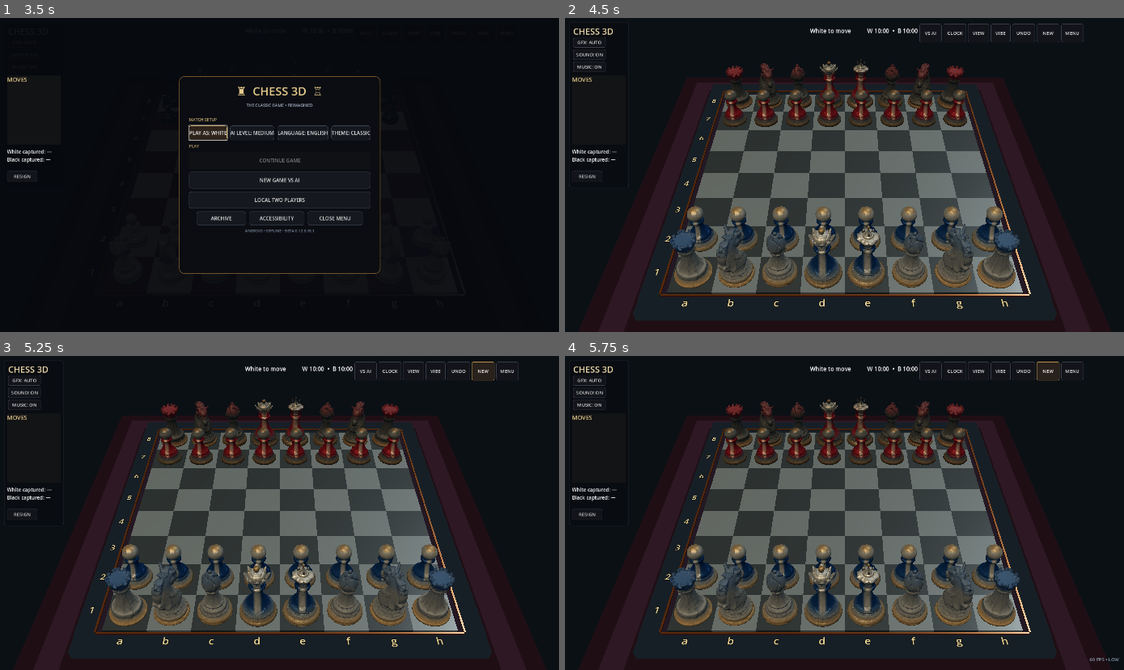
Above: before the commit, frames 1-4 (two rows, left to right).
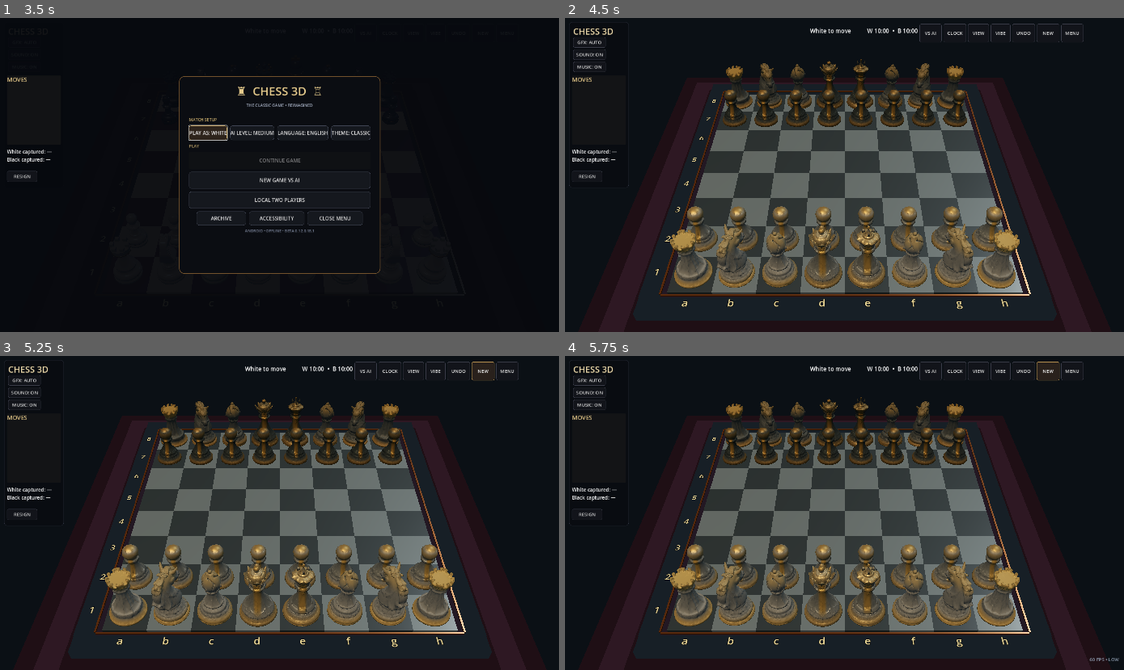
Above: after the commit, the same moments.

Repository: redxbox/chess-3d
Game: Godot game, scene res://src/main/main.tscn
Two runs of this game, one before a commit and one after it. Both use one fixed random seed, a clock stepped at 60 frames per second and the inputs below.
Inputs:
- Up to frame 1 (3.5 s): click "PLAY AS: WHITE" at 0.5 s; click "PLAY AS: BLACK" at 1.25 s; click "PLAY AS: WHITE" at 2 s; click "PLAY AS: BLACK" at 2.75 s
- Up to frame 2 (4.5 s): click "THEME: CLASSIC" at 3.5 s; click "NEW GAME VS AI" at 4.25 s
- Up to frame 3 (5.25 s): click "NEW" at 5 s
- Up to frame 4 (5.75 s): no input

Frame 1 is identical in both runs. In frame 2, 5.8% of the frame differs, in the area x 18-82%, y 14-84%; in frame 3, 5.8%; in frame 4, 5.8%.

Commit message:
Replace faction colours with restrained gold
Co-authored-by: arena-agent <297053741+arena-agent@users.noreply.github.com>

Diff:
--- a/src/main/main.gd
+++ b/src/main/main.gd
@@ -456,6 +456,7 @@
 uniform vec3 metal_shadow : source_color;
 uniform vec3 robe_colour : source_color;
 uniform vec3 apron_colour : source_color;
+uniform vec3 accent_colour : source_color;
 uniform vec3 antique_gold : source_color;
 uniform vec3 stone_colour : source_color;
 uniform float role_mode = 0.0;
@@ -481,9 +482,9 @@
     human_colour = mix(human_colour, apron_colour, face * 0.48);
     float creature_accent = smoothstep(0.18, 0.38, y);
     vec3 sculpted_stone = stone_colour * (0.76 + patina * 0.26);
-    vec3 creature_colour = mix(sculpted_stone, robe_colour, creature_accent * 0.38);
+    vec3 creature_colour = mix(sculpted_stone, accent_colour, creature_accent * 0.38);
     float capital = smoothstep(0.22, 0.38, y);
-    vec3 structure_colour = mix(sculpted_stone, robe_colour, capital * 0.64);
+    vec3 structure_colour = mix(sculpted_stone, accent_colour, capital * 0.64);
     vec3 colour = human_colour * human + creature_colour * creature + structure_colour * structure;
     // Red vertex colour stores curvature baked once from the mobile mesh.
     // It darkens recessed folds and lifts exposed relief without a texture fetch.
@@ -506,21 +507,23 @@
 	var mode := 2.0 if kind == "rook" else (1.0 if kind in ["bishop", "knight"] else 0.0)
 	result.set_shader_parameter("role_mode", mode)
 	if is_white:
-		result.set_shader_parameter("metal_light", Color("aeb9bd"))
-		result.set_shader_parameter("metal_shadow", Color("4f5e65"))
-		result.set_shader_parameter("robe_colour", Color("123f78"))
-		result.set_shader_parameter("apron_colour", Color("ded4bd"))
-		result.set_shader_parameter("antique_gold", Color("a77b3e"))
-		result.set_shader_parameter("stone_colour", Color("747978"))
+		result.set_shader_parameter("metal_light", Color("c2c1b8"))
+		result.set_shader_parameter("metal_shadow", Color("666b68"))
+		result.set_shader_parameter("robe_colour", Color("858985"))
+		result.set_shader_parameter("apron_colour", Color("c79a42"))
+		result.set_shader_parameter("accent_colour", Color("d2a447"))
+		result.set_shader_parameter("antique_gold", Color("bd8d36"))
+		result.set_shader_parameter("stone_colour", Color("858681"))
 		result.set_shader_parameter("readability_lift", 0.012)
 	else:
-		result.set_shader_parameter("metal_light", Color("657278"))
-		result.set_shader_parameter("metal_shadow", Color("29363c"))
-		result.set_shader_parameter("robe_colour", Color("8a1f2c"))
-		result.set_shader_parameter("apron_colour", Color("c4b79f"))
-		result.set_shader_parameter("antique_gold", Color("81592f"))
-		result.set_shader_parameter("stone_colour", Color("414443"))
-		result.set_shader_parameter("readability_lift", 0.045)
+		result.set_shader_parameter("metal_light", Color("626965"))
+		result.set_shader_parameter("metal_shadow", Color("252d2d"))
+		result.set_shader_parameter("robe_colour", Color("3d4543"))
+		result.set_shader_parameter("apron_colour", Color("ad7d2f"))
+		result.set_shader_parameter("accent_colour", Color("c28e35"))
+		result.set_shader_parameter("antique_gold", Color("a97428"))
+		result.set_shader_parameter("stone_colour", Color("4c504d"))
+		result.set_shader_parameter("readability_lift", 0.040)
 	_persian_role_materials[key] = result
 	return result
 
@@ -545,7 +548,7 @@
 		sculpture.rotation.y = base_rotation + display_angle * side_sign * army_sign
 	else:
 		sculpture.rotation.y = base_rotation
-	_apply_sculpture_material(sculpture, _persian_role_material(is_white, kind), kind != "pawn")
+	_apply_sculpture_material(sculpture, _persian_role_material(is_white, kind), kind in ["king", "queen"])
 	piece.add_child(sculpture)
 	_add_torus(piece, 0.27 if kind == "pawn" else 0.31, 0.014, 0.075, accent)
 
Not shown, changed: export_presets.cfg
Not shown, changed: .github/workflows/ci.yml
Not shown, changed: ROADMAP.md
